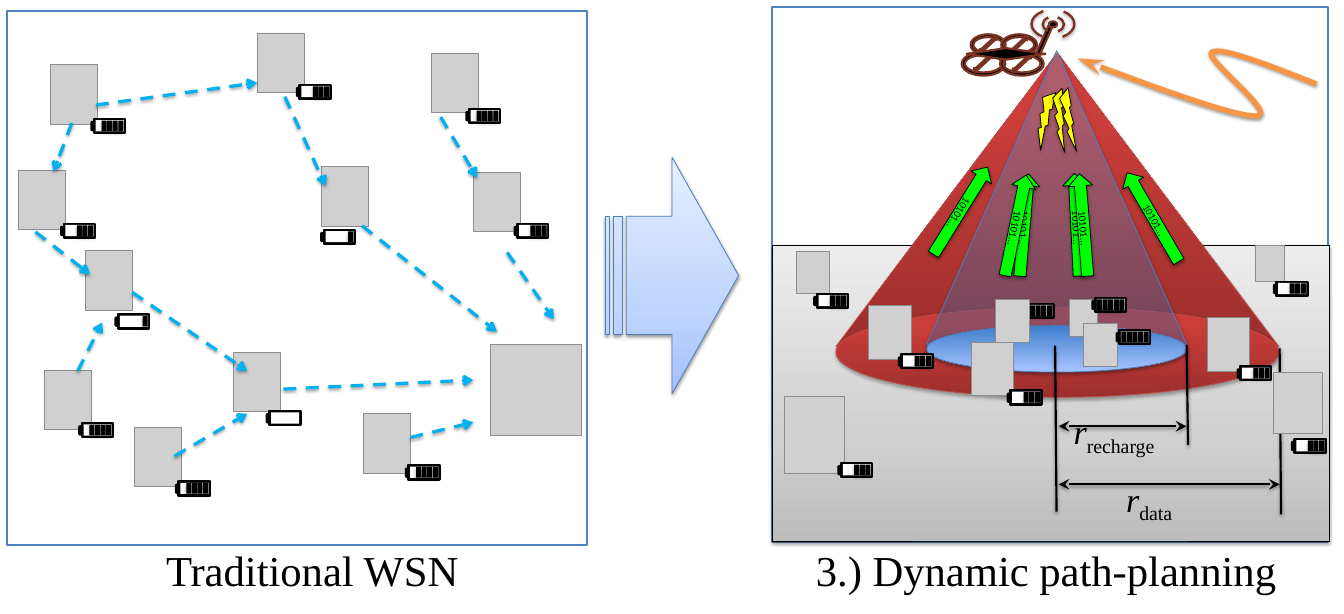
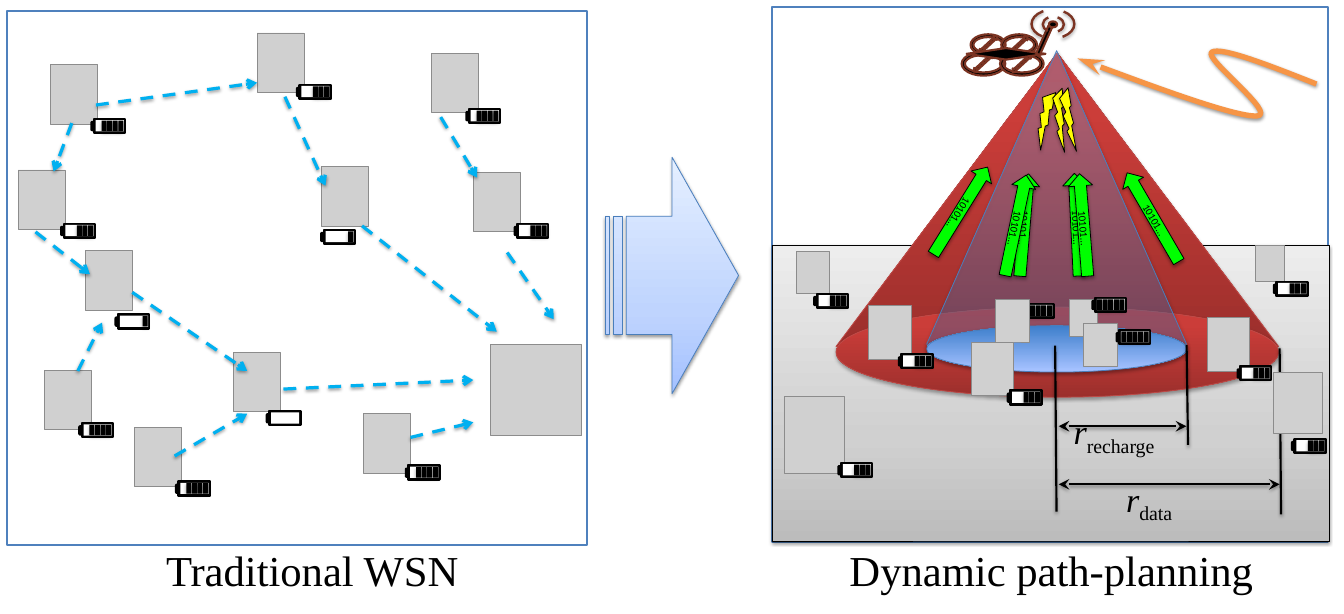
Before and after one commit to aabecker/WSNrobot, a slide deck: slide 1 of texasWirelessConf/pictures/overall.pptx. Drawn at 1344x614 pixels with LibreOffice and Linux fonts; fonts in the diff are those of the drawing; grey boxes stand for pictures. Boxes give left, top, right and bottom in pixels: in the first picture for what was removed or moved away, otherwise in the second. Text is boxed around its words. In the diff, an @@ line names an element or a change of style, - is before the commit and + after.

```diff
--- a/texasWirelessConf/pictures/overall.pptx
+++ b/texasWirelessConf/pictures/overall.pptx
@@ text at (x1=849, y1=556, x2=1253, y2=594): text changed @@
-3.) Dynamic path-planning
+Dynamic path-planning
```
Also in this commit, not shown: 15 other files.
